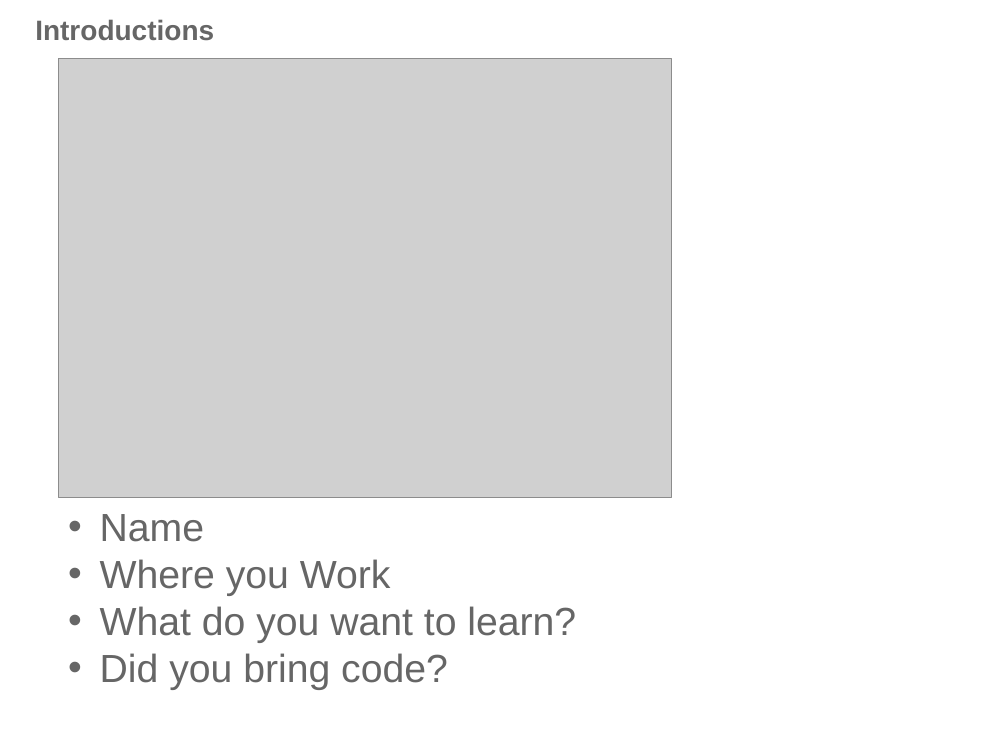
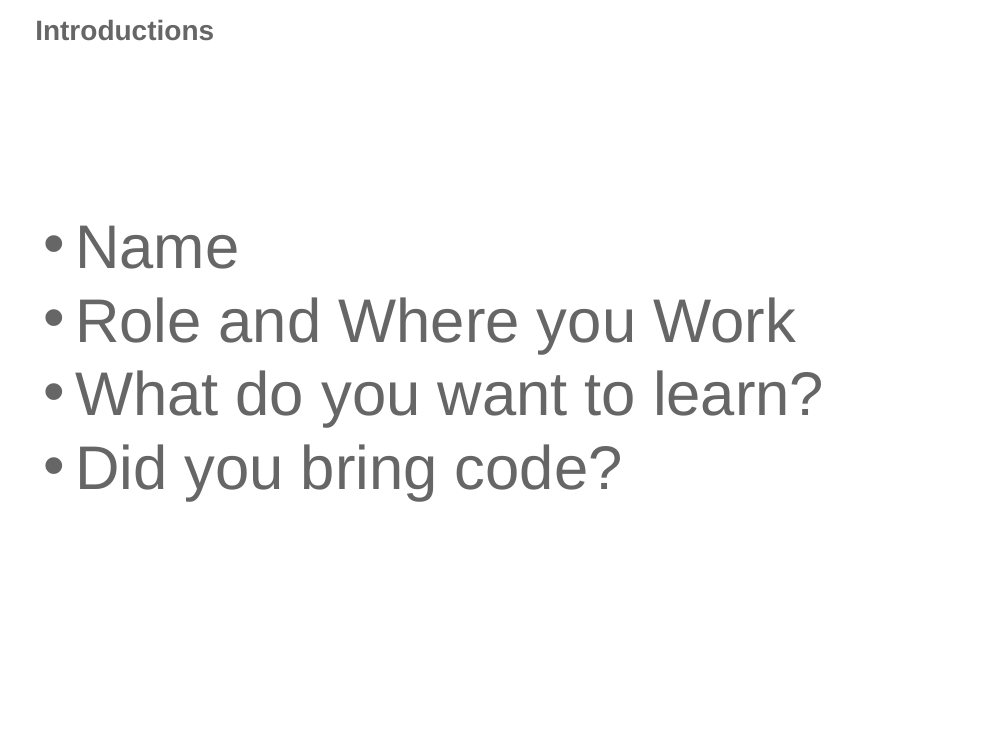
Before and after one commit to PatrickDelancy/RefactoringWorkshop, a slide deck: slide 5 of Refactoring Workshop.pptx (slide 6 before the commit). Drawn at 1008x756 pixels with LibreOffice and Linux fonts; fonts in the diff are those of the drawing; grey boxes stand for pictures; background and template pictures are left out. Boxes give left, top, right and bottom in pixels: in the first picture for what was removed or moved away, otherwise in the second. Text is boxed around its words. In the diff, an @@ line names an element or a change of style, - is before the commit and + after.

```diff
--- a/Refactoring Workshop.pptx
+++ b/Refactoring Workshop.pptx
@@ picture removed at (x1=58, y1=58, x2=671, y2=497) @@
@@ text "Name" moved from (x1=100, y1=514, x2=576, y2=690) to (x1=75, y1=225, x2=824, y2=501) @@
@@ text at (x1=75, y1=225, x2=824, y2=501): size 28 to 44 pt in "Name", "What do you want to learn?", "Did you bring code?" @@
@@ text at (x1=75, y1=297, x2=796, y2=353): text changed; size 28 to 44 pt @@
-• Where you Work
+• Role and Where you Work
```
Also in this commit, not shown: 4 other slides changed, 1 slide removed.
